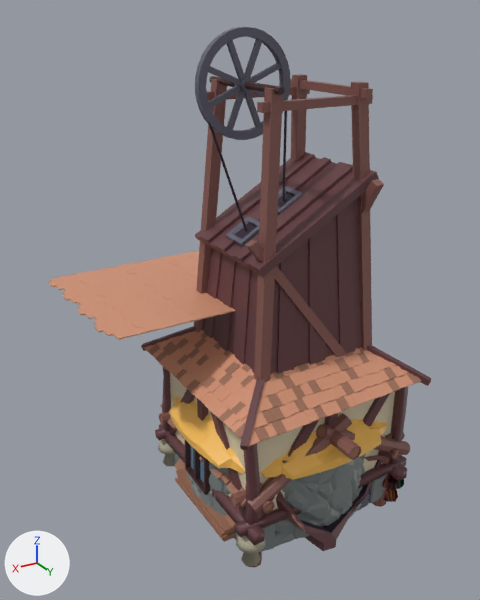
Renders of the FBX model Assets/Meshes/Buildings.fbx from each side of a commit.
Rendered twice from a 50 mm camera at (7.7, 11.09, 10.47) aimed at (0.73, -0.54, 4.66). The lights are fixed; the arrows at lower left show +X, +Y and +Z. Where no turn or scale is listed for an object, it has been applied to the vertices.

The first picture shows 'Mine', 'MineWheel', 'Sawmill', 'Shipwreck', 'Stonecutter', 'Storehouse', 'Tiles'.
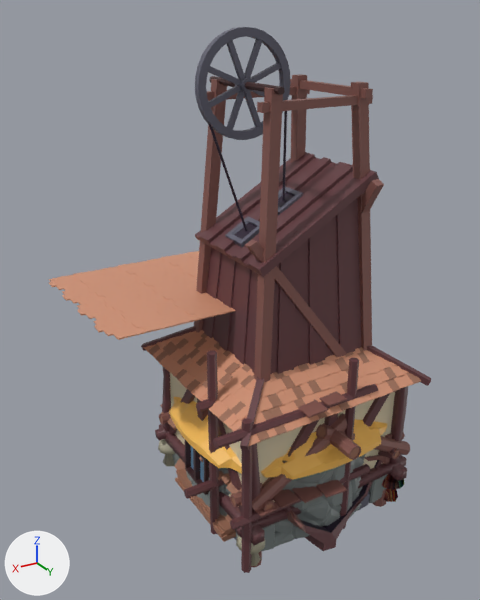
The change, as a diff of the scene's bpy script:
```diff
--- a/Assets/Meshes/Buildings.fbx.py
+++ b/Assets/Meshes/Buildings.fbx.py
@@ me_buildingsite @@
+me_buildingsite.from_pydata(...)  # 512 vertices, 392 faces; spans x -2.48..2.88, y -1.75..2.58, z -0.16..4.36
+me_buildingsite.materials.append(mat_material_001)  # picture img_twilioquest_76_32x_png
@@ ob_buildingsite @@
+ob_buildingsite = bpy.data.objects.new('BuildingSite', me_buildingsite)
+ob_buildingsite.location = (0.0, 0.0, 0.0)
```

Location of each change, [x1, y1, x2, y2] in pixels of the pictures (480 x 600 px):
'BuildingSite', added (brown): after [184, 350, 378, 573]
